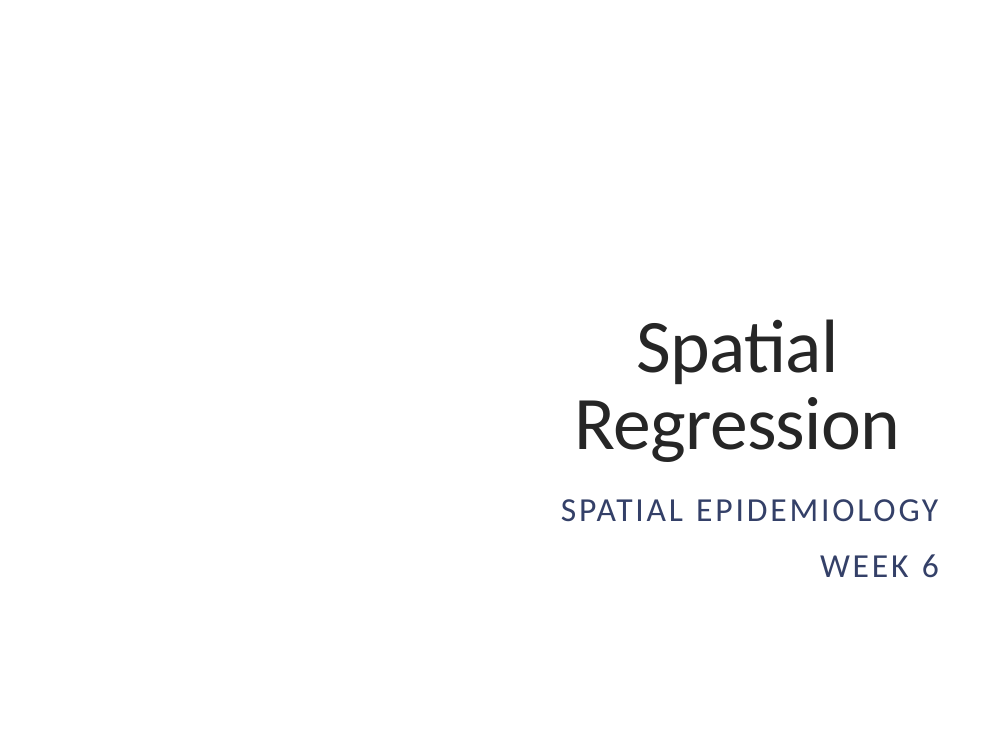
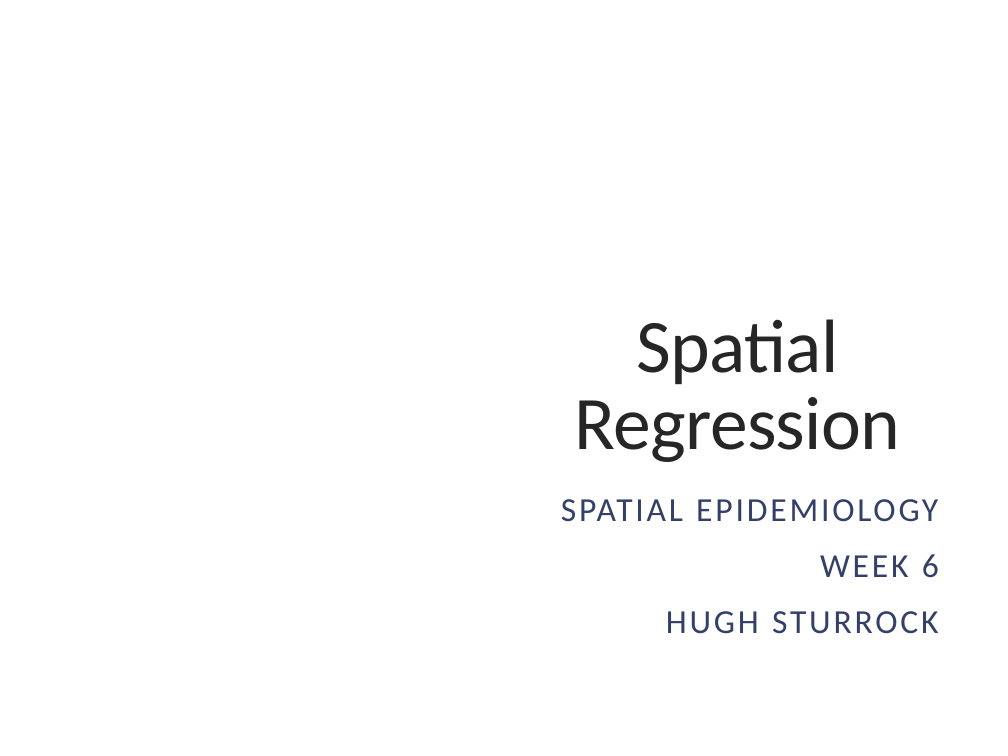
Before and after one commit to HughSt/HughSt.github.io, a slide deck: slide 1 of course_materials/week6/Slides/spatial_regression.pptx. Drawn at 1008x756 pixels with LibreOffice and Linux fonts; fonts in the diff are those of the drawing. Boxes give left, top, right and bottom in pixels: in the first picture for what was removed or moved away, otherwise in the second. Text is boxed around its words. In the diff, an @@ line names an element or a change of style, - is before the commit and + after.

```diff
--- a/course_materials/week6/Slides/spatial_regression.pptx
+++ b/course_materials/week6/Slides/spatial_regression.pptx
@@ subtitle at [666, 611, 938, 634]: paragraph added @@
+HUGH STURROCK
```
Also in this commit, not shown: 1 other slide changed.
